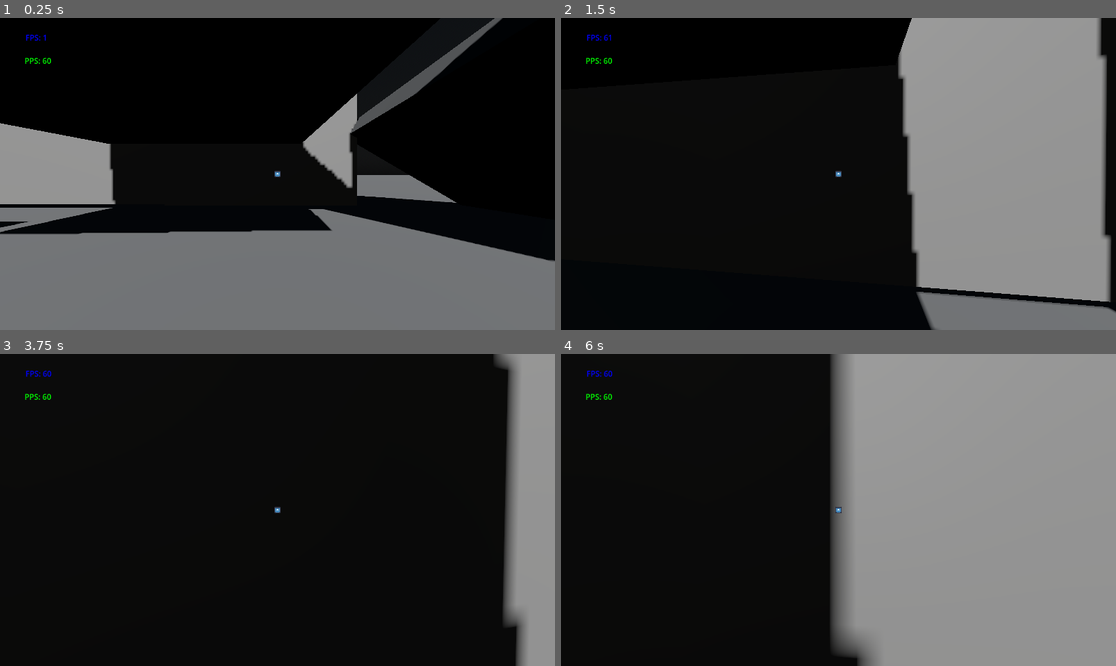
Above: before the commit, frames 1-4 (two rows, left to right).
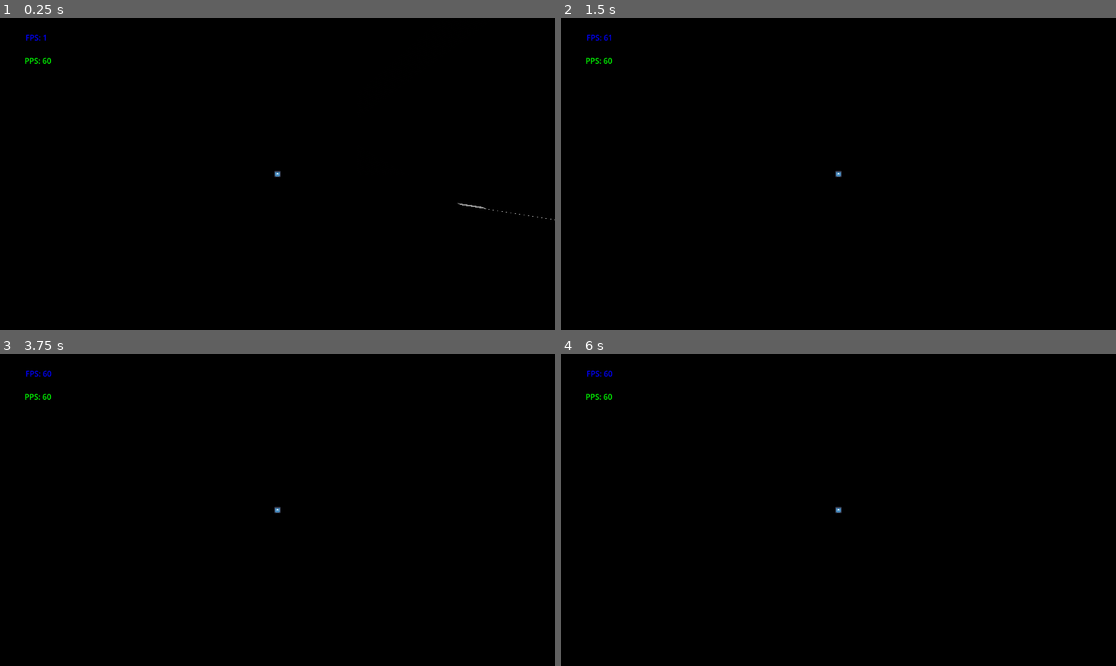
Above: after the commit, the same moments.

Repository: Darkhan-Sol0/Shooter_ES_3D
Game: Godot game, scene res://main.tscn
The game is run twice, just before and just after one commit, with the same random seed, the same clock (stepped at 60 frames per second) and the same inputs. The engine's default icon, where the game draws it, is replaced by a stand-in: a white triangle on a blue panel in a dark square.
Inputs (mouse positions are in pixels of both pictures, inside the frame that each line leads up to):
- Up to frame 1 (0.25 s): no input
- Up to frame 2 (1.5 s): tap Enter (enter) at 0.5, 0.8, 1.35 s; move the mouse to (866, 174) at 0.52 s; hold W (move_forward) from 0.53 s (still down); tap Ctrl (ctl) at 0.6 s; move the mouse to (810, 174) at 1.27 s
- Up to frame 3 (3.75 s): keep holding W (move_forward); tap Ctrl (ctl) at 1.55, 2.85 s; move the mouse to (288, 503) at 2.02 s; press the mouse at (288, 503) at 2.03 s; tap Enter (enter) at 2.3, 3.5, 3.6 s; tap Space (space) at 2.75 s; move the mouse to (271, 516) at 2.77 s; release the mouse at (271, 516) at 2.78 s; move the mouse to (316, 513) at 3.52 s
- Up to frame 4 (6 s): move the mouse to (794, 506) at 4.27 s; tap Space (space) at 4.35, 5 s; tap Ctrl (ctl) at 4.55, 5.1 s; move the mouse to (844, 510) at 5.02 s; tap Enter (enter) at 5.3, 5.75, 5.85 s; move the mouse to (816, 503) at 5.77 s; release W (move_forward) at 5.78 s; hold D (move_right) from 5.78 s (still down)

The runs differ from the first frame. In frame 1, 40% of the frame differs, in the area x 0-100%, y 0-100%; in frame 2, 35%; in frame 3, 8.8%; in frame 4, 51%, in the area x 48-100%, y 0-100%.

Commit message:
Performance Light

Diff:
--- a/Levels/level_0.tscn
+++ b/Levels/level_0.tscn
@@ -118,5 +118,5 @@
 mesh = SubResource("BoxMesh_fjeow")
 
 [node name="DirectionalLight3D" type="DirectionalLight3D" parent="."]
-transform = Transform3D(1, 0, 0, 0, 0.844132, 0.536136, 0, -0.536136, 0.844132, 0, 7.52073, 11.8529)
+transform = Transform3D(1, 0, 0, 0, 0.0106109, -0.999944, 0, 0.999944, 0.0106109, 0, 7.52073, 11.8529)
 shadow_enabled = true
--- /dev/null
+++ b/Objects/Enemy/rb_enemy.tscn
@@ -0,0 +1,26 @@
+[gd_scene load_steps=4 format=3 uid="uid://dkelwb5d2we8h"]
+
+[ext_resource type="Script" path="res://Scripts/ObjectsScripts/rb_enemy.gd" id="1_ydojj"]
+
+[sub_resource type="CapsuleShape3D" id="CapsuleShape3D_27j6m"]
+
+[sub_resource type="CapsuleMesh" id="CapsuleMesh_3xk8f"]
+
+[node name="RBEnemy" type="RigidBody3D"]
+axis_lock_angular_x = true
+axis_lock_angular_y = true
+axis_lock_angular_z = true
+script = ExtResource("1_ydojj")
+
+[node name="CollisionShape3D" type="CollisionShape3D" parent="."]
+transform = Transform3D(1, 0, 0, 0, 1, 0, 0, 0, 1, 0, 1, 0)
+shape = SubResource("CapsuleShape3D_27j6m")
+
+[node name="MeshInstance3D" type="MeshInstance3D" parent="."]
+transform = Transform3D(1, 0, 0, 0, 1, 0, 0, 0, 1, 0, 1, 0)
+mesh = SubResource("CapsuleMesh_3xk8f")
+
+[node name="Label3D" type="Label3D" parent="."]
+transform = Transform3D(1, 0, 0, 0, 1, 0, 0, 0, 1, 0, 2.29051, 0)
+billboard = 1
+text = "HP"
--- a/Objects/Player/rb_player.tscn
+++ b/Objects/Player/rb_player.tscn
@@ -11,6 +11,7 @@
 axis_lock_angular_y = true
 axis_lock_angular_z = true
 mass = 100.0
+inertia = Vector3(0, 100, 0)
 script = ExtResource("1_mr5sw")
 
 [node name="CollisionShape3D" type="CollisionShape3D" parent="."]
@@ -27,31 +28,33 @@
 transform = Transform3D(1, 0, 0, 0, 1, 0, 0, 0, 1, 0, 0, -1)
 
 [node name="FloorDetect" type="Node3D" parent="."]
-transform = Transform3D(1, 0, 0, 0, 1, 0, 0, 0, 1, 0, 0.2, 0)
+transform = Transform3D(1, 0, 0, 0, 1, 0, 0, 0, 1, 0, 0.4, 0)
 
 [node name="Center" type="RayCast3D" parent="FloorDetect"]
-target_position = Vector3(0, -0.3, 0)
+target_position = Vector3(0, -0.5, 0)
 
 [node name="Center2" type="RayCast3D" parent="FloorDetect"]
 transform = Transform3D(1, 0, 0, 0, 1, 0, 0, 0, 1, 0.5, 0, 0)
-target_position = Vector3(0, -0.3, 0)
+target_position = Vector3(0, -0.5, 0)
 
 [node name="Center3" type="RayCast3D" parent="FloorDetect"]
 transform = Transform3D(1, 0, 0, 0, 1, 0, 0, 0, 1, -0.5, 0, 0)
-target_position = Vector3(0, -0.3, 0)
+target_position = Vector3(0, -0.5, 0)
 
 [node name="Center4" type="RayCast3D" parent="FloorDetect"]
 transform = Transform3D(1, 0, 0, 0, 1, 0, 0, 0, 1, 0, 0, 0.5)
-target_position = Vector3(0, -0.3, 0)
+target_position = Vector3(0, -0.5, 0)
 
 [node name="Center5" type="RayCast3D" parent="FloorDetect"]
 transform = Transform3D(1, 0, 0, 0, 1, 0, 0, 0, 1, 0, 0, -0.5)
-target_position = Vector3(0, -0.3, 0)
+target_position = Vector3(0, -0.5, 0)
 
 [node name="Attack_Component" type="Node3D" parent="." node_paths=PackedStringArray("startbullet")]
 script = ExtResource("3_xrleh")
 startbullet = NodePath("../Head/Camera_Player/Startbullet")
-max_ammo = 100
+max_ammo = 1000
 damage = 100
+large = 50.0
+shot_coldown = 0.3
 type_fire = 1
 type_bullet = 1
--- a/Objects/Staff/bullet.tscn
+++ b/Objects/Staff/bullet.tscn
@@ -1,12 +1,15 @@
-[gd_scene load_steps=5 format=3 uid="uid://cv2fu3g5wpjwn"]
+[gd_scene load_steps=6 format=3 uid="uid://cv2fu3g5wpjwn"]
 
 [ext_resource type="Script" path="res://Scripts/ObjectsScripts/bullet.gd" id="1_wi84p"]
 
+[sub_resource type="PhysicsMaterial" id="PhysicsMaterial_ok24f"]
+bounce = 1.0
+
 [sub_resource type="SphereShape3D" id="SphereShape3D_tdyx3"]
-radius = 0.01
+radius = 0.05
 
 [sub_resource type="StandardMaterial3D" id="StandardMaterial3D_katix"]
-albedo_color = Color(0, 0, 1, 1)
+albedo_color = Color(1, 0, 0, 1)
 rim_enabled = true
 
 [sub_resource type="SphereMesh" id="SphereMesh_0u2dx"]
@@ -16,8 +19,10 @@
 
 [node name="Bullet" type="RigidBody3D"]
 collision_layer = 0
-gravity_scale = 0.1
-max_contacts_reported = 1
+collision_mask = 255
+physics_material_override = SubResource("PhysicsMaterial_ok24f")
+continuous_cd = true
+max_contacts_reported = 2
 contact_monitor = true
 script = ExtResource("1_wi84p")
 
@@ -28,4 +33,8 @@
 mesh = SubResource("SphereMesh_0u2dx")
 
 [node name="OmniLight3D" type="OmniLight3D" parent="."]
+light_color = Color(1, 0, 0, 1)
+light_energy = 0.1
+shadow_enabled = true
+omni_range = 10.0
 omni_shadow_mode = 0
--- a/Objects/Staff/meet.tscn
+++ b/Objects/Staff/meet.tscn
@@ -1,19 +1,32 @@
-[gd_scene load_steps=4 format=3 uid="uid://rq4lorptwudn"]
+[gd_scene load_steps=6 format=3 uid="uid://rq4lorptwudn"]
+
+[ext_resource type="Script" path="res://Scripts/ObjectsScripts/meet.gd" id="1_ld5og"]
+
+[sub_resource type="PhysicsMaterial" id="PhysicsMaterial_7jgjq"]
+bounce = 0.2
 
 [sub_resource type="BoxShape3D" id="BoxShape3D_jhlem"]
 size = Vector3(0.1, 0.1, 0.1)
 
 [sub_resource type="StandardMaterial3D" id="StandardMaterial3D_duwuh"]
 albedo_color = Color(0, 1, 0, 1)
+rim_enabled = true
 
 [sub_resource type="BoxMesh" id="BoxMesh_ltjva"]
 material = SubResource("StandardMaterial3D_duwuh")
 size = Vector3(0.1, 0.1, 0.1)
 
 [node name="meet" type="RigidBody3D"]
+physics_material_override = SubResource("PhysicsMaterial_7jgjq")
+script = ExtResource("1_ld5og")
 
 [node name="CollisionShape3D" type="CollisionShape3D" parent="."]
 shape = SubResource("BoxShape3D_jhlem")
 
 [node name="MeshInstance3D" type="MeshInstance3D" parent="."]
 mesh = SubResource("BoxMesh_ltjva")
+
+[node name="OmniLight3D" type="OmniLight3D" parent="."]
+light_color = Color(0, 1, 0, 1)
+shadow_enabled = true
+omni_range = 3.0
--- a/Scripts/ComponentScripts/Attack_Component.gd
+++ b/Scripts/ComponentScripts/Attack_Component.gd
@@ -62,12 +62,12 @@
 	match type_bullet:
 		Type_Bullet.BULLET:
 			var bullet_ins = preload("res://Objects/Staff/bullet.tscn").instantiate()
-			var theta = randf() * 2 * PI
 			var r = randf_range(0, razbros)
 			bullet_ins.global_transform = startbullet.global_transform
-			bullet_ins.rotation.z = randf_range(0, PI)
+			bullet_ins.rotation.z = randf_range(0, 2 * PI)
 			bullet_ins.damage = damage
-			bullet_ins.apply_central_impulse(Vector3(r * cos(theta), r * sin(theta), -large).rotated(Vector3(1,0,0), startbullet.global_rotation.x).rotated(Vector3(0,1,0), startbullet.global_rotation.y))
+			bullet_ins.linear_velocity = (bullet_ins.transform.basis * Vector3(0,r,-large))
+
 			Global.add_child(bullet_ins)
 		Type_Bullet.RAY:
 			var bullet_ins = RayCast3D.new()
--- a/Scripts/GlobalScripts/Global.gd
+++ b/Scripts/GlobalScripts/Global.gd
@@ -10,6 +10,14 @@
 
 	if Input.is_action_just_pressed("enter"):
 		for i in 10:
+			var pop = preload("res://Objects/Enemy/rb_enemy.tscn").instantiate()
+			pop.global_transform = Transform3D().basis
+			pop.global_position = Vector3(randi_range(10, 50),1,randi_range(10, 50))
+
+			add_child(pop)
+
+	if Input.is_action_just_pressed("ctl"):
+		for i in 10:
 			var pop = preload("res://Objects/Enemy/enemy.tscn").instantiate()
 			pop.global_transform = Transform3D()
 			pop.global_position = Vector3(randi_range(10, 50),1,randi_range(10, 50))
--- a/Scripts/ObjectsScripts/bullet.gd
+++ b/Scripts/ObjectsScripts/bullet.gd
@@ -15,8 +15,10 @@
 	if cell.has_method("take_damage"):
 		cell.take_damage(damage)
 
-	queue_free()
+	$OmniLight3D.light_energy = 1
 
 func _process(delta):
+	if $OmniLight3D.light_energy > 0.1:
+		$OmniLight3D.light_energy -= delta
 	await get_tree().create_timer(2).timeout
 	queue_free()
--- /dev/null
+++ b/Scripts/ObjectsScripts/meet.gd
@@ -0,0 +1,6 @@
+extends RigidBody3D
+
+func _process(delta):
+	$OmniLight3D.light_energy -= 0.5 * delta
+	if $OmniLight3D.light_energy <= 0:
+		queue_free()
--- /dev/null
+++ b/Scripts/ObjectsScripts/rb_enemy.gd
@@ -0,0 +1,32 @@
+extends RigidBody3D
+
+@onready var HP = $"Label3D"
+
+@export var max_hp : int = 100
+
+var real_hp : int
+
+var life : bool = true
+
+func _ready():
+	real_hp = max_hp
+	HP.text = str(real_hp)
+
+
+func die():
+	for i in 10:
+		var meet = preload("res://Objects/Staff/meet.tscn").instantiate()
+		meet.global_transform = global_transform
+		meet.position = position + Vector3(0,1,0)
+		meet.rotate(Vector3.UP, randf_range(-180, 180))
+		meet.apply_central_impulse(Vector3(randf_range(-5, 5),randf_range(2, 10),randf_range(-5, 5)))
+		Global.add_child(meet)
+	queue_free()
+
+func take_damage(damage):
+	real_hp -= damage
+	HP.text = str(real_hp)
+
+	if real_hp <= 0 and life:
+		life = false
+		die()
--- a/Scripts/ObjectsScripts/rb_player.gd
+++ b/Scripts/ObjectsScripts/rb_player.gd
@@ -11,13 +11,14 @@
 @export var speed : float = 10.0
 @export var jump : float = 5.0
 @export var acceleration : float = 10
-@export var decceleration : float = 5
+@export var decceleration : float = 10
 
 #---Mouse settings---
 @export var mouse_sens : float = 0.0025
 var dx : float
 var dy : float
 
+var gravity = 10
 
 func _ready():
 	angular_damp = Engine.physics_ticks_per_second/2
@@ -39,22 +40,22 @@
 			pass
 	return false
 
-func get_movement(delta) -> void:
+func get_movement() -> void:
 	if Input.is_action_just_pressed("space") and is_on_floor():
 		linear_velocity.y = jump
 
 	var dir_input = Input.get_vector("move_left", "move_right", "move_forward", "move_back")
 	var move_dir = (Head.transform.basis * Vector3(dir_input.x, 0, dir_input.y)).normalized()
 	if move_dir:
-		linear_velocity.x = lerp(linear_velocity.x, move_dir.x * speed, acceleration * delta)
-		linear_velocity.z = lerp(linear_velocity.z, move_dir.z * speed, acceleration * delta)
+		linear_velocity.x = lerp(linear_velocity.x, move_dir.x * speed, acceleration * 0.1)
+		linear_velocity.z = lerp(linear_velocity.z, move_dir.z * speed, acceleration * 0.1)
 	else:
-		linear_velocity.x = lerp(linear_velocity.x, 0.0, decceleration * delta)
-		linear_velocity.z = lerp(linear_velocity.z, 0.0, decceleration * delta)
+		linear_velocity.x = lerp(linear_velocity.x, 0.0, decceleration * 0.1)
+		linear_velocity.z = lerp(linear_velocity.z, 0.0, decceleration * 0.1)
 
 func get_input():
 	Attack.fire()
 
 func _physics_process(delta):
-	get_movement(delta)
+	get_movement()
 	get_input()
--- a/main.tscn
+++ b/main.tscn
@@ -1,10 +1,16 @@
-[gd_scene load_steps=3 format=3 uid="uid://b1m8tqqmwrtbu"]
+[gd_scene load_steps=4 format=3 uid="uid://b1m8tqqmwrtbu"]
 
 [ext_resource type="PackedScene" uid="uid://b83k67gvuvgfj" path="res://Levels/level_0.tscn" id="1_0nv3b"]
 [ext_resource type="PackedScene" uid="uid://bjv6l1e50nn5t" path="res://Objects/Player/rb_player.tscn" id="2_1nkbe"]
+[ext_resource type="PackedScene" uid="uid://dkelwb5d2we8h" path="res://Objects/Enemy/rb_enemy.tscn" id="3_a5bu4"]
 
 [node name="Main" type="Node"]
 
 [node name="Level0" parent="." instance=ExtResource("1_0nv3b")]
 
 [node name="RBPlayer" parent="." instance=ExtResource("2_1nkbe")]
+
+[node name="RBEnemy" parent="." instance=ExtResource("3_a5bu4")]
+transform = Transform3D(1, 0, 0, 0, 1, 0, 0, 0, 1, 0, 0, 13.3758)
+mass = 100.0
+custom_integrator = true
--- a/project.godot
+++ b/project.godot
@@ -76,3 +76,7 @@
 "events": [Object(InputEventKey,"resource_local_to_scene":false,"resource_name":"","device":-1,"window_id":0,"alt_press …(182 unchanged characters)…
 ]
 }
+
+[physics]
+
+3d/default_gravity=10.0
